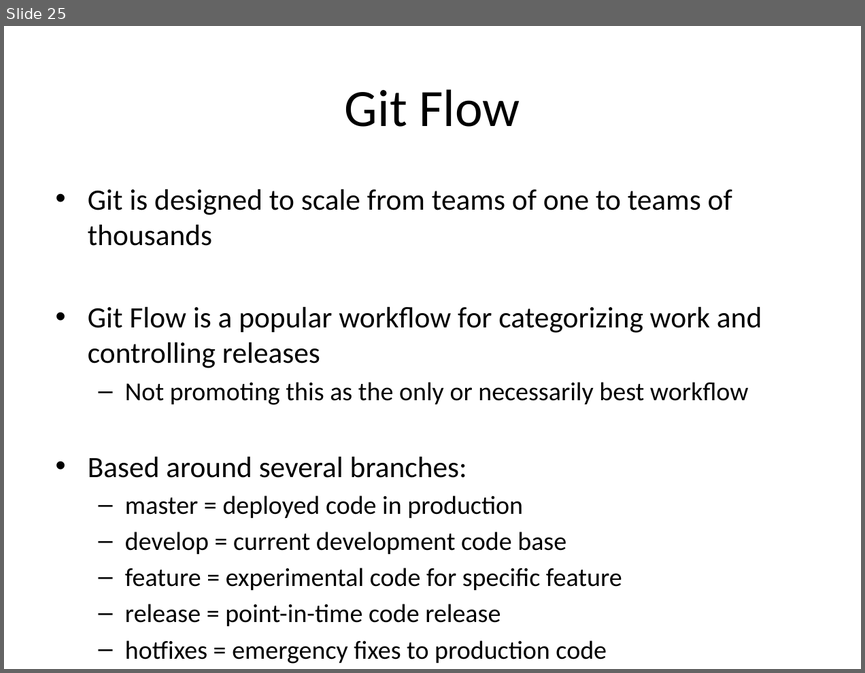
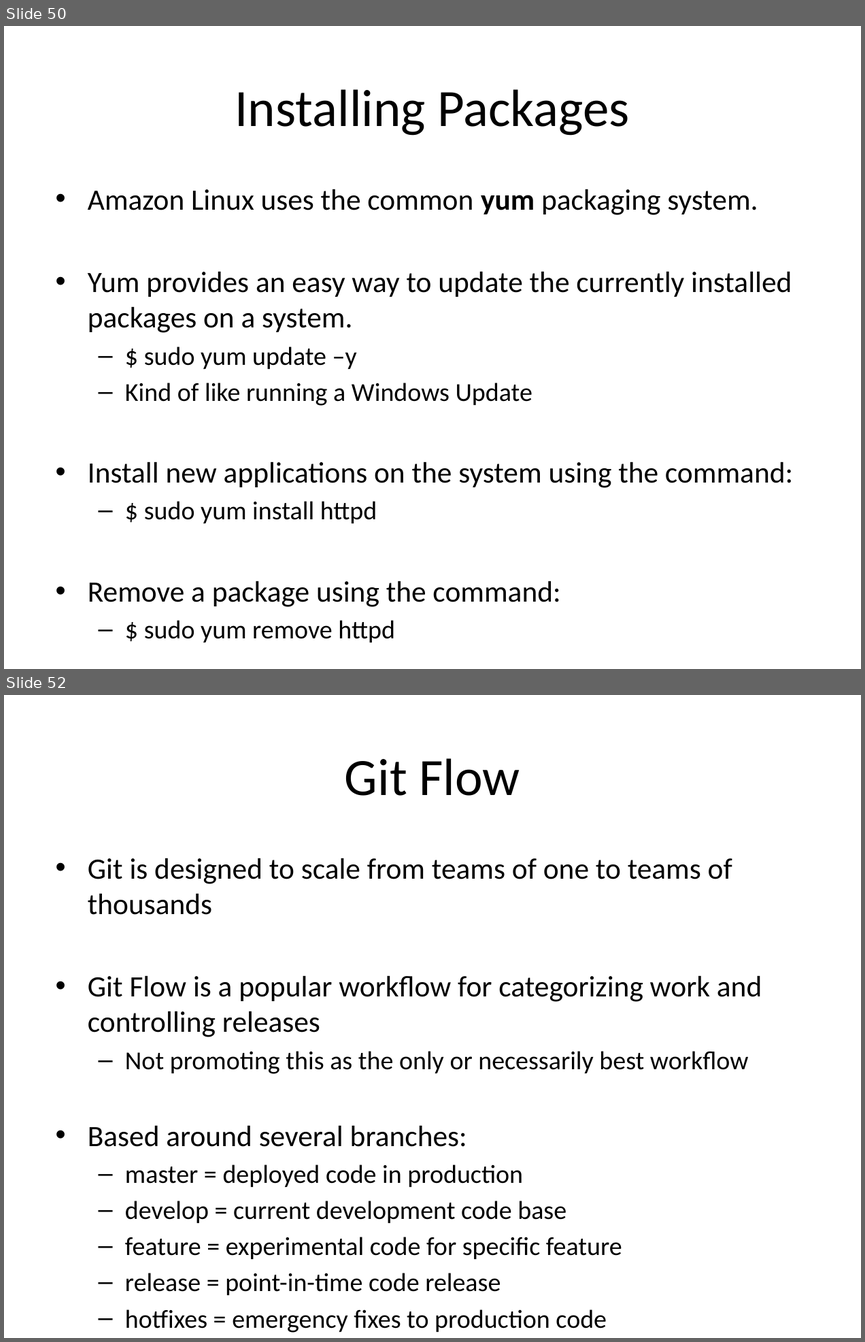
Before and after one commit to jasondbaker/infrastructure-class, a slide deck: lectures/infrastructure-week-2.pptx. Shown one above the other, each under a label of ours: slide 25 before the commit, slides 50 and 52 after it; the slides between them are not shown. The pictures are 865x673 and 865x1342 pixels, drawn with LibreOffice and Linux fonts; fonts in the diff are those of the drawing. Boxes give left, top, right and bottom in pixels: in the first picture for what was removed or moved away, otherwise in the second. Text is boxed around its words. In the diff, an @@ line names an element or a change of style, - is before the commit and + after.

```diff
--- a/lectures/infrastructure-week-2.pptx
+++ b/lectures/infrastructure-week-2.pptx
@@ slide 50 added at box(4, 26, 861, 669), background #FFFFFF @@
@@ title added at box(235, 89, 629, 135), 44 pt, text #000000 @@
+Installing Packages
@@ text added at box(88, 189, 793, 642), 24.8 pt, text #000000 @@
+• Amazon Linux uses the common yum packaging system.
+• Yum provides an easy way to update the currently installed packages on a system.
+  – $ sudo yum update –y
+  – Kind of like running a Windows Update
+• Install new applications on the system using the command:
+  – $ sudo yum install httpd
+• Remove a package using the command:
+  – $ sudo yum remove httpd
@@ what was slide 25 is now slide 52 @@
```
Also in this commit, not shown: 3 slides changed, 27 other slides added, 1 slide removed.
